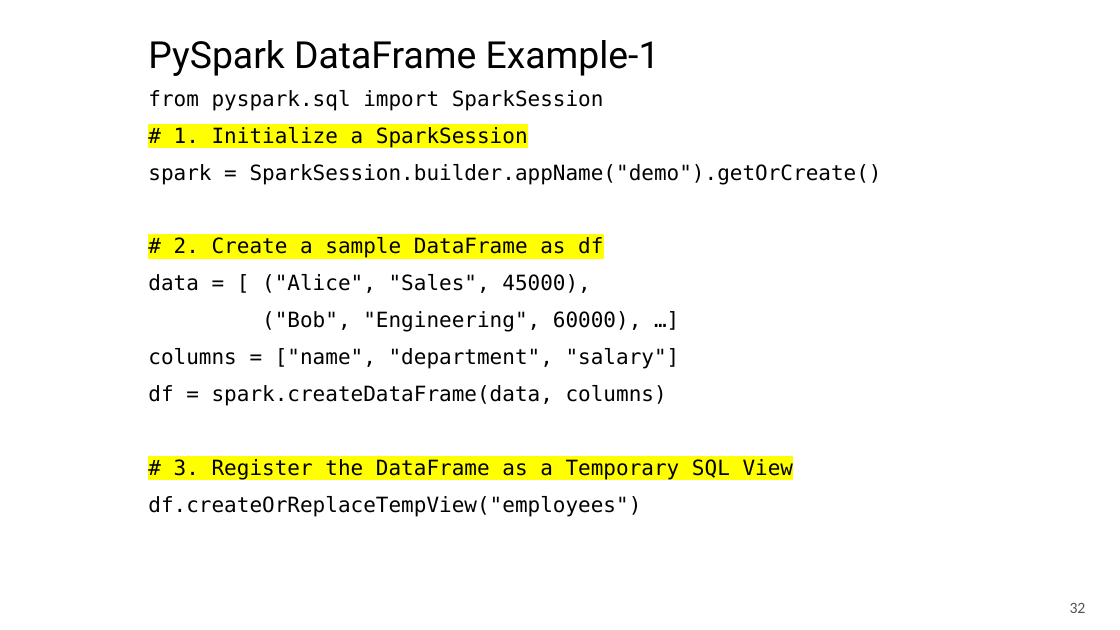
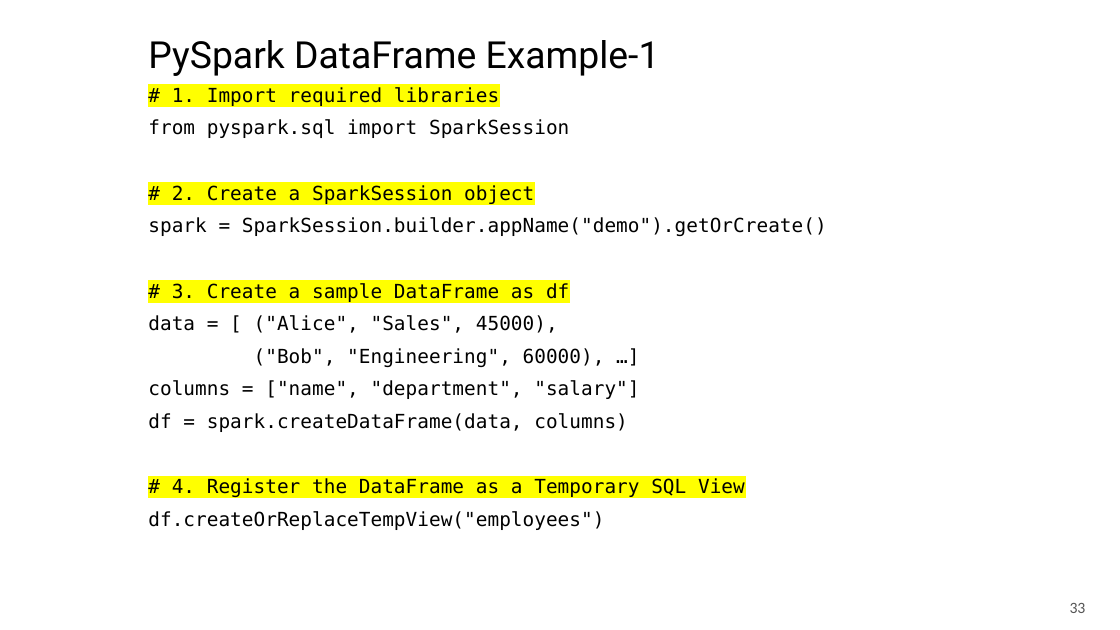
Before and after one commit to mahmoudparsian/big-data-modeling, a slide deck: slide 33 of course_information/COURSE_OUTLINE_10_WEEKS.pptx (slide 32 before the commit). Drawn at 1120x630 pixels with LibreOffice and Linux fonts; fonts in the diff are those of the drawing; background and template pictures are left out. Boxes give left, top, right and bottom in pixels: in the first picture for what was removed or moved away, otherwise in the second. Text is boxed around its words. In the diff, an @@ line names an element or a change of style, - is before the commit and + after.

```diff
--- a/course_information/COURSE_OUTLINE_10_WEEKS.pptx
+++ b/course_information/COURSE_OUTLINE_10_WEEKS.pptx
@@ subtitle at (x1=172, y1=87, x2=499, y2=106): paragraph added @@
+# 1. Import required libraries
@@ subtitle at (x1=148, y1=119, x2=827, y2=530): size 18 to 16.6 pt in "from pyspark.sql import SparkSession", "spark = SparkSession.builder.appName("demo").getOrCreate()", "data = [ ("Alice", "Sales", 45000),", "("Bob", "Engineering", 60000), …]" and 3 more places; line spacing 1 to 0.9 @@
@@ subtitle at (x1=172, y1=185, x2=534, y2=204): text changed; size 18 to 16.6 pt @@
-# 1. Initialize a SparkSession
+# 2. Create a SparkSession object
@@ subtitle at (x1=172, y1=283, x2=569, y2=302): text changed; size 18 to 16.6 pt @@
-# 2. Create a sample DataFrame as df
+# 3. Create a sample DataFrame as df
@@ subtitle at (x1=172, y1=478, x2=745, y2=499): text changed; size 18 to 16.6 pt @@
-# 3. Register the DataFrame as a Temporary SQL View
+# 4. Register the DataFrame as a Temporary SQL View
@@ page number at (x1=1070, y1=603, x2=1086, y2=613): text changed @@
-32
+33
```
Also in this commit, not shown: 23 other slides changed, 2 slides added, 2 other files.
